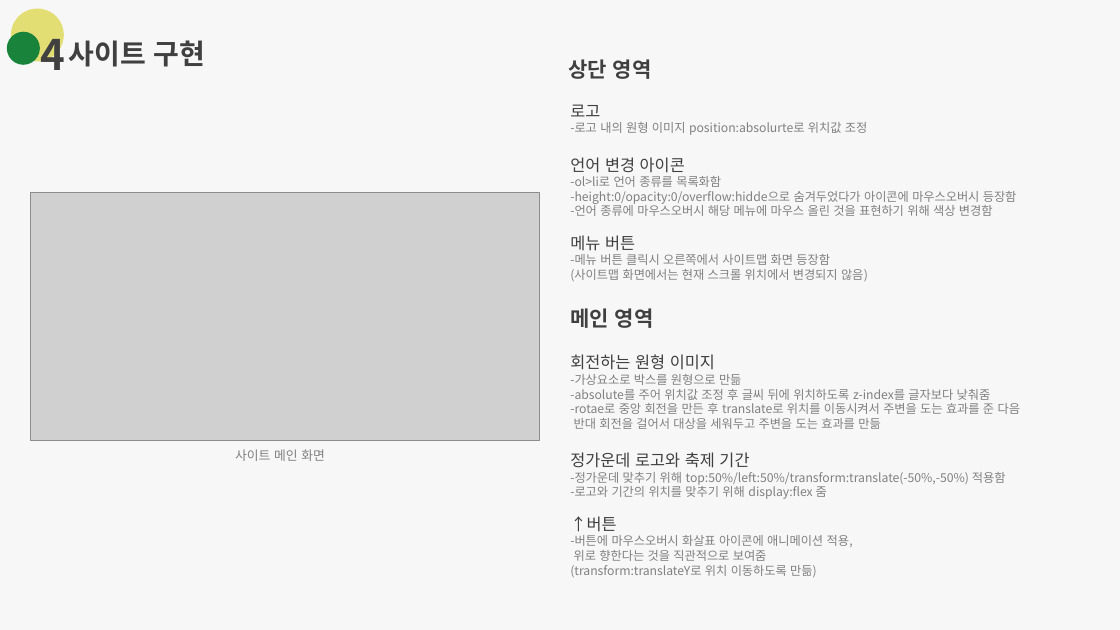
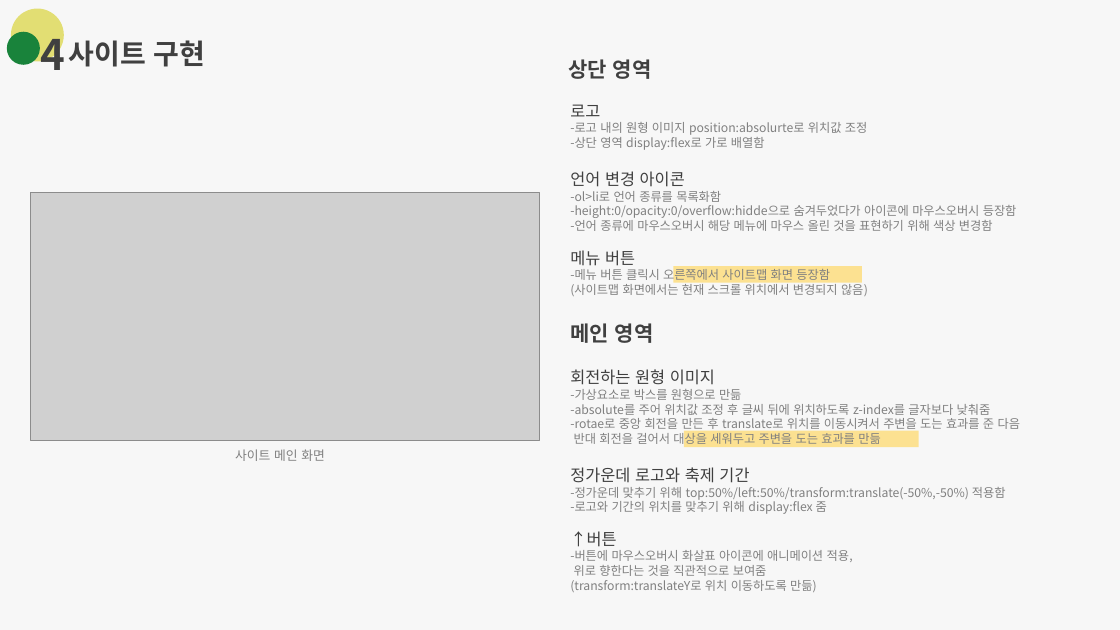
Before and after one commit to Ba-latte/FED-PJ-WBS-youj, a slide deck: slide 7 of 01.웹프로젝트/04.가이드문서/서울미식주간_가이드문서.pptx (slide 6 before the commit). Drawn at 1120x630 pixels with LibreOffice and Linux fonts; fonts in the diff are those of the drawing; grey boxes stand for pictures. Boxes give left, top, right and bottom in pixels: in the first picture for what was removed or moved away, otherwise in the second. Text is boxed around its words. In the diff, an @@ line names an element or a change of style, - is before the commit and + after.

```diff
--- a/01.웹프로젝트/04.가이드문서/서울미식주간_가이드문서.pptx
+++ b/01.웹프로젝트/04.가이드문서/서울미식주간_가이드문서.pptx
@@ text at <box>570,134,765,150</box>: paragraph added @@
+-상단 영역 display:flex로 가로 배열함
@@ rectangle added at <box>674,266,862,283</box>, fill #FFD966 at 70% opacity @@
@@ text "메인 영역": place and size @@
-text "메인 영역" at <box>570,308,654,328</box>
+text "메인 영역" at <box>570,323,654,343</box>
@@ text "회전하는 원형 이미지": place and size @@
-text "회전하는 원형 이미지" at <box>570,354,1020,577</box>
+text "회전하는 원형 이미지" at <box>570,369,1020,592</box>
@@ rectangle added at <box>684,431,919,448</box>, fill #FFD966 at 70% opacity @@
```
Also in this commit, not shown: 4 other slides changed, 8 slides added, 12 other files.
